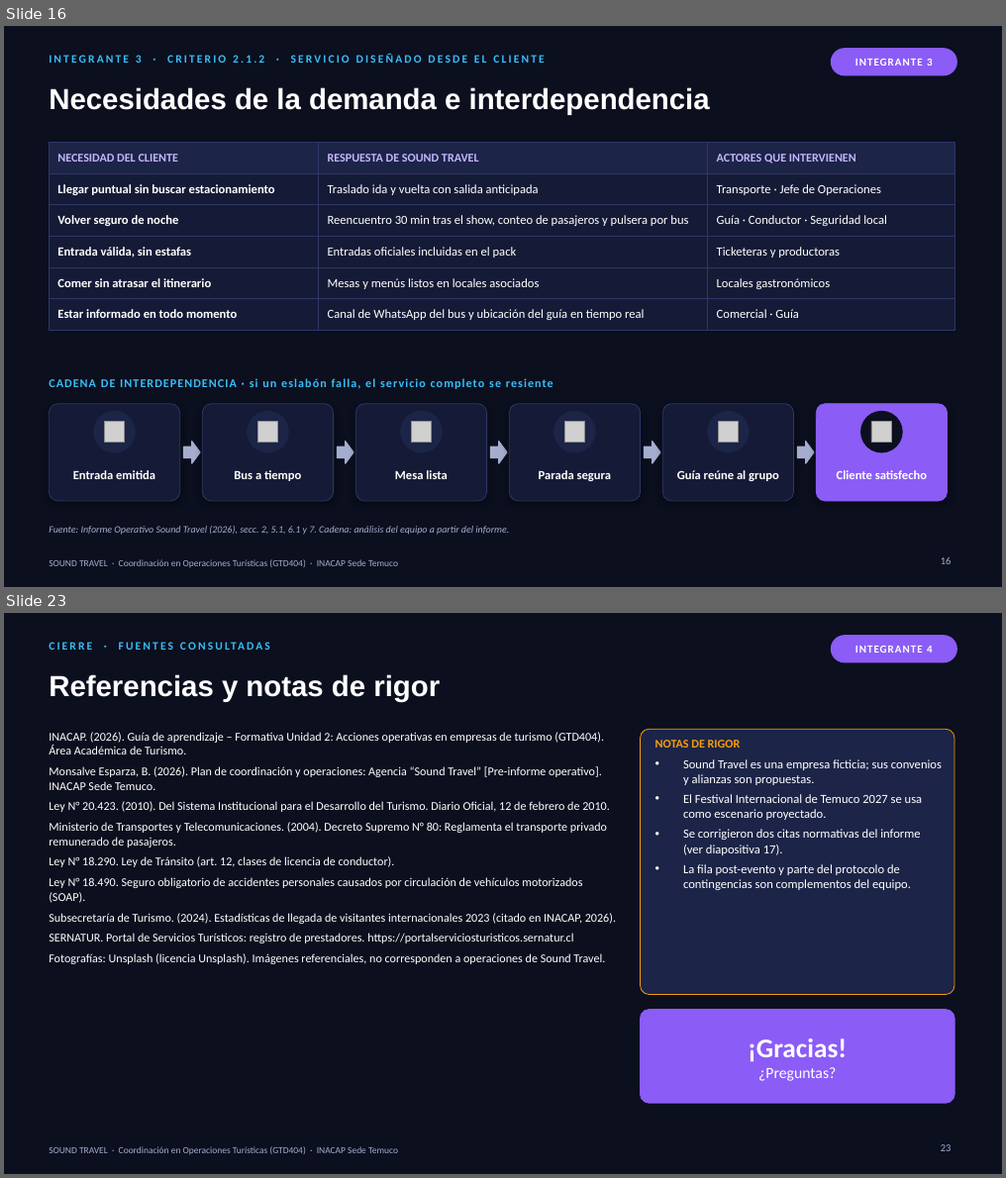
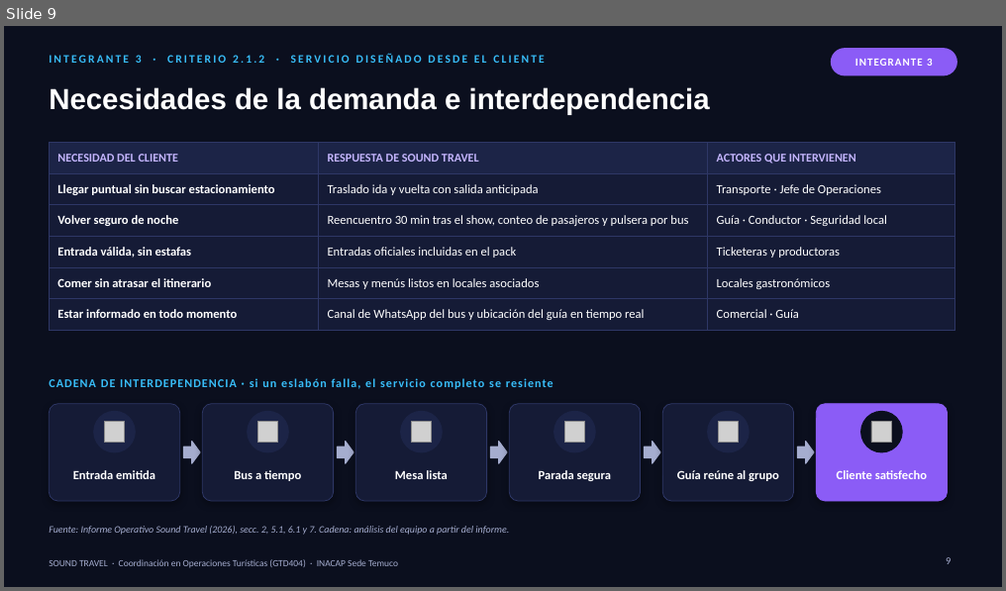
Before and after one commit to eliandelarosa24-hue/Mani-gante, a slide deck: entregables/sound-travel/Sound_Travel_Presentacion.pptx. Shown one above the other, each under a label of ours: slides 16 and 23 before the commit, slide 9 after it; the slides between them are not shown. The pictures are 1006x1178 and 1006x591 pixels, drawn with LibreOffice and Linux fonts; fonts in the diff are those of the drawing; grey boxes stand for pictures. Boxes give left, top, right and bottom in pixels: in the first picture for what was removed or moved away, otherwise in the second. Text is boxed around its words. In the diff, an @@ line names an element or a change of style, - is before the commit and + after.

```diff
--- a/entregables/sound-travel/Sound_Travel_Presentacion.pptx
+++ b/entregables/sound-travel/Sound_Travel_Presentacion.pptx
@@ slide 23 removed at [4,613,1002,1174], background #0B0F1E; not listed: 1 template element that a slide beside it also shows @@
@@ text removed at [49,642,92,650] @@
-CIERRE · FUENTES CONSULTADAS
@@ rounded rectangle removed at [832,636,957,663] @@
@@ text removed at [855,646,933,653] @@
-INTEGRANTE 4
@@ title removed at [49,674,440,702] @@
-Referencias y notas de rigor
@@ rounded rectangle removed at [641,729,954,995] @@
@@ text removed at [49,732,616,964] @@
-INACAP. (2026). Guía de aprendizaje – Formativa Unidad 2: Acciones operativas en empresas de turismo (GTD404). Área Académica de Turismo.
-Monsalve Esparza, B. (2026). Plan de coordinación y operaciones: Agencia “Sound Travel” [Pre-informe operativo]. INACAP Sede Temuco.
-Ley N° 20.423. (2010). Del Sistema Institucional para el Desarrollo del Turismo. Diario Oficial, 12 de febrero de 2010.
-Ministerio de Transportes y Telecomunicaciones. (2004). Decreto Supremo N° 80: Reglamenta el transporte privado remunerado de pasajeros.
-Ley N° 18.290. Ley de Tránsito (art. 12, clases de licencia de conductor).
-Ley N° 18.490. Seguro obligatorio de accidentes personales causados por circulación de vehículos motorizados (SOAP).
-Subsecretaría de Turismo. (2024). Estadísticas de llegada de visitantes internacionales 2023 (citado en INACAP, 2026).
-SERNATUR. Portal de Servicios Turísticos: registro de prestadores. https://portalserviciosturisticos.sernatur.cl
-Fotografías: Unsplash (licencia Unsplash). Imágenes referenciales, no corresponden a operaciones de Sound Travel.
@@ text removed at [655,740,942,890] @@
-NOTAS DE RIGOR
-• Sound Travel es una empresa ficticia; sus convenios y alianzas son propuestas.
-• El Festival Internacional de Temuco 2027 se usa como escenario proyectado.
-• Se corrigieron dos citas normativas del informe (ver diapositiva 17).
-• La fila post-evento y parte del protocolo de contingencias son complementos del equipo.
@@ rounded rectangle removed at [641,1010,954,1103] @@
@@ text removed at [747,1039,846,1081] @@
-¡Gracias!
-¿Preguntas?
@@ page number removed at [941,1145,951,1152] @@
-23
@@ what was slide 16 is now slide 9 @@
@@ page number at [945,558,950,565]: text changed @@
-16
+9
```
Also in this commit, not shown: 8 slides changed, 1 slide added, 11 other slides removed, 4 other files.
